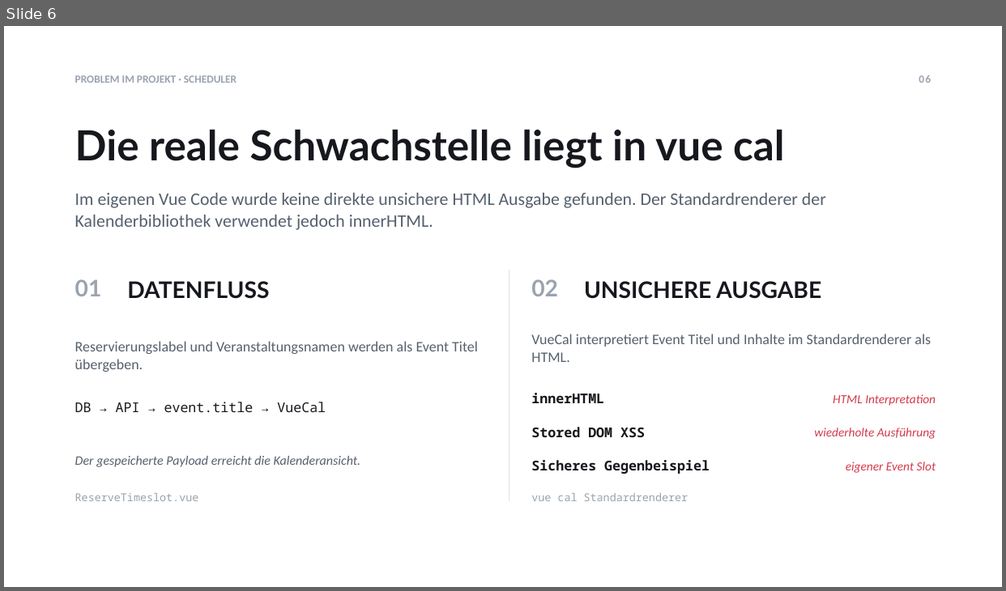
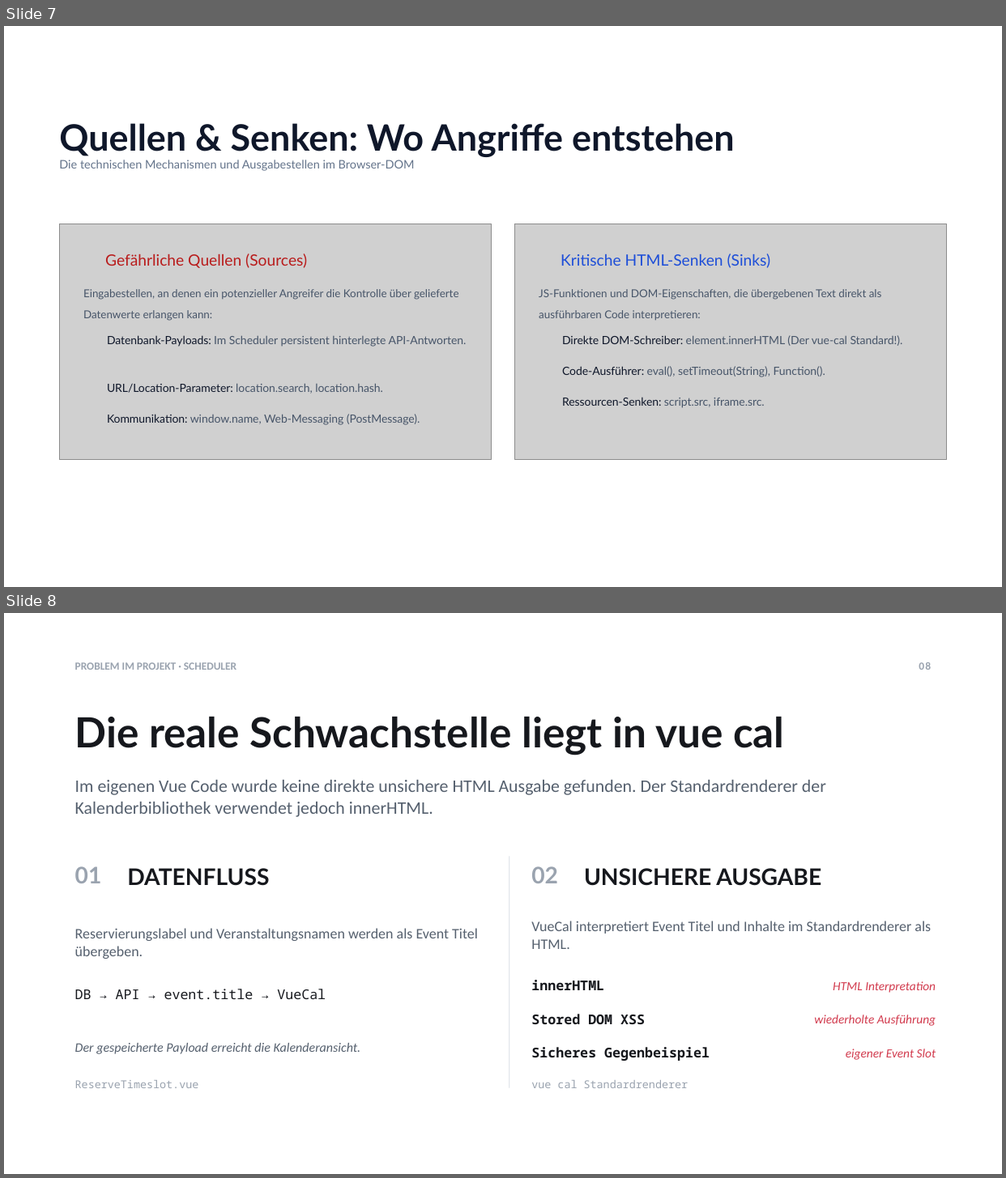
Before and after one commit to Tom-N-M/its-xss_and_cors, a slide deck: XSS-CORS-Praesentation.pptx. Shown one above the other, each under a label of ours: slide 6 before the commit, slides 7 and 8 after it. The pictures are 1006x591 and 1006x1178 pixels, drawn with LibreOffice and Linux fonts; fonts in the diff are those of the drawing; grey boxes stand for pictures; background and template pictures are left out. Boxes give left, top, right and bottom in pixels: in the first picture for what was removed or moved away, otherwise in the second. Text is boxed around its words. In the diff, an @@ line names an element or a change of style, - is before the commit and + after.

```diff
--- a/XSS-CORS-Praesentation.pptx
+++ b/XSS-CORS-Praesentation.pptx
@@ slide 7 added at (4,26,1002,587), background #FFFFFF @@
@@ text added at (59,123,735,157), 35 pt, text #0F172A, bold @@
+Quellen & Senken: Wo Angriffe entstehen
@@ text added at (59,160,415,171), 11.2 pt, text #64748B @@
+Die technischen Mechanismen und Ausgabestellen im Browser-DOM
@@ picture added at (59,224,492,459) @@
@@ picture added at (514,224,947,459) @@
@@ text added at (105,254,307,268), 15 pt, text #B91C1C @@
+Gefährliche Quellen (Sources)
@@ text added at (560,254,771,268), 15 pt, text #1D4ED8 @@
+Kritische HTML-Senken (Sinks)
@@ text added at (83,289,459,321), 10.5 pt, text #475569 @@
+Eingabestellen, an denen ein potenzieller Angreifer die Kontrolle über gelieferte Datenwerte erlangen kann:
@@ text added at (539,289,882,320), 10.5 pt, text #475569 @@
+JS-Funktionen und DOM-Eigenschaften, die übergebenen Text direkt als ausführbaren Code interpretieren:
@@ text added at (107,335,467,347), 10.9 pt, text #475569 @@
+Datenbank-Payloads: Im Scheduler persistent hinterlegte API-Antworten.
@@ text added at (562,335,903,346), 10.9 pt, text #475569 @@
+Direkte DOM-Schreiber: element.innerHTML (Der vue-cal Standard!).
@@ text added at (107,383,383,394), 10.9 pt, text #475569 @@
+URL/Location-Parameter: location.search, location.hash.
@@ text added at (562,366,825,378), 10.9 pt, text #475569 @@
+Code-Ausführer: eval(), setTimeout(String), Function().
@@ text added at (107,414,420,425), 10.9 pt, text #475569 @@
+Kommunikation: window.name, Web-Messaging (PostMessage).
@@ text added at (562,397,765,408), 10.9 pt, text #475569 @@
+Ressourcen-Senken: script.src, iframe.src.
@@ what was slide 6 is now slide 8 @@
```
Also in this commit, not shown: 4 other slides added, 3 slides removed.
